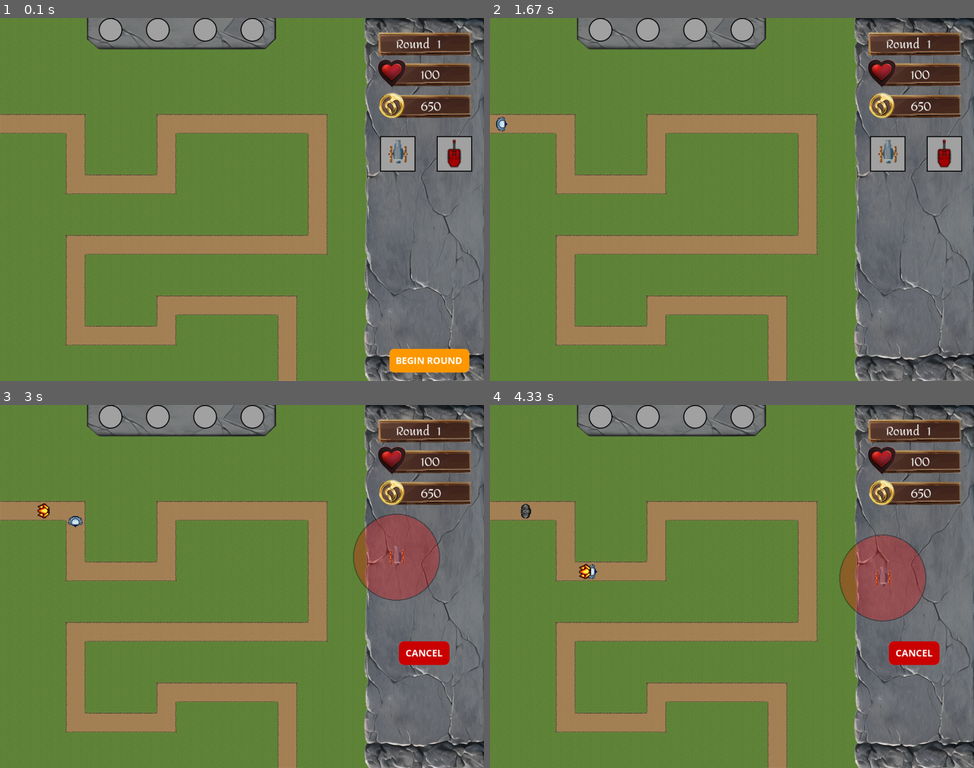
Above: before the commit, frames 1-4 (two rows, left to right).
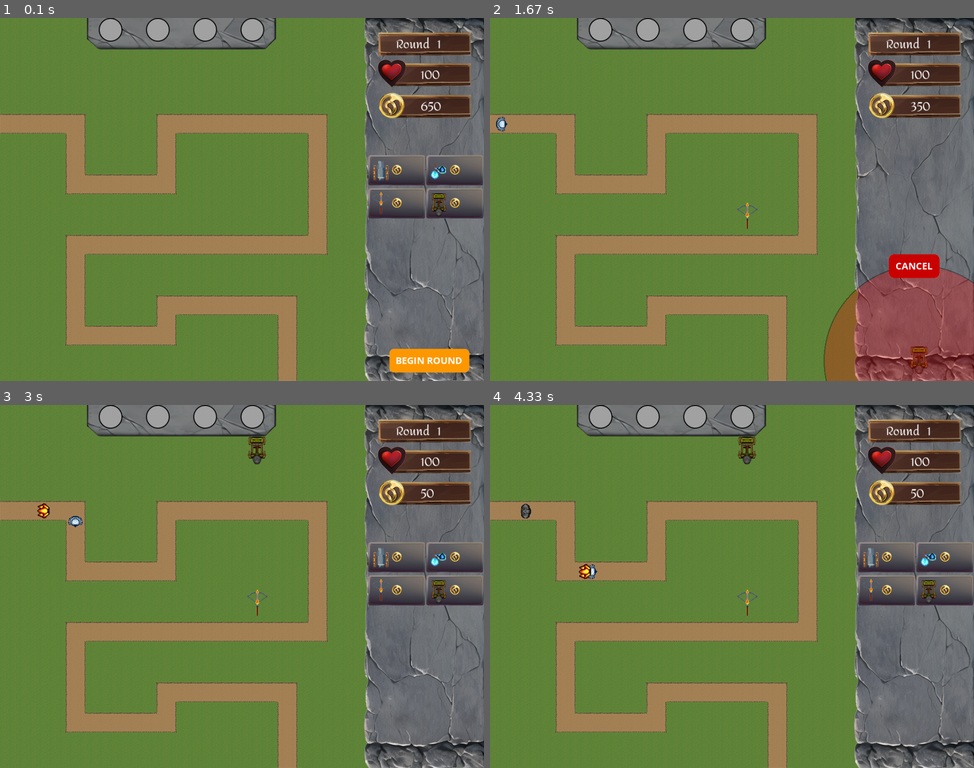
Above: after the commit, the same moments.

Repository: peter5454/PyGame
Game: pygame game, started from main.py
Same seed, same stepped clock (60 frames per second), same inputs: the game is played once before the commit and once after it.
Inputs (mouse positions are in pixels of both pictures, inside the frame that each line leads up to):
- Up to frame 1 (0.1 s): no input
- Up to frame 2 (1.67 s): click (886, 188) at 0.38 s; click (736, 224) at 0.72 s; click (944, 203) at 1.05 s; click (920, 359) at 1.38 s
- Up to frame 3 (3 s): click (251, 463) at 1.72 s; click (396, 557) at 2.05 s
- Up to frame 4 (4.33 s): click (944, 557) at 3.38 s; click (882, 579) at 3.72 s

The runs differ from the first frame. In frame 1, 3.8% of the frame differs, in the area x 76-100%, y 32-56%; in frame 2, 10%, in the area x 51-100%, y 22-100%; in frame 3, 5.8%; in frame 4, 5.6%.

Commit message:
buttons added

Diff:
--- a/main.py
+++ b/main.py
@@ -55,22 +55,33 @@
   "ice_giant": pg.image.load('assets/images/enemies/ice_giant.png').convert_alpha(),
   "fire_giant": pg.image.load('assets/images/enemies/fire_giant.png').convert_alpha(),
   "earth_giant": pg.image.load('assets/images/enemies/earth_giant.png').convert_alpha()
-
-
-
 }
 
 #turrets
-cursor_turret = pg.image.load('assets/images/turrets/cursor_turret.png').convert_alpha()
-cursor_turret2 = pg.image.load('assets/images/turrets/Xcursor_turret.png').convert_alpha()
-turret_sheet = pg.image.load('assets/images/turrets/cannon_1.png').convert_alpha()
-turret_sheet2 = pg.image.load('assets/images/turrets/turret_1.png').convert_alpha()
-upgraded_sheet = pg.image.load('assets/images/turrets/cannon_2.png').convert_alpha()
-upgraded_sheet2 = pg.image.load('assets/images/turrets/turret_2.png').convert_alpha()
+#cannon
+cursor_cannon = pg.image.load('assets/images/turrets/cursor_cannon.png').convert_alpha()
+cannon_sheet = pg.image.load('assets/images/turrets/cannon_1.png').convert_alpha()
+upgraded_cannon_sheet = pg.image.load('assets/images/turrets/cannon_2.png').convert_alpha()
+#ice mage
+cursor_ice = pg.image.load('assets/images/turrets/cursor_ice.png').convert_alpha()
+ice_sheet = pg.image.load('assets/images/turrets/ice_mage_1.png').convert_alpha()
+upgraded_ice_sheet = pg.image.load('assets/images/turrets/turret_2.png').convert_alpha()
+#fire archer
+cursor_fire = pg.image.load('assets/images/turrets/cursor_fire.png').convert_alpha()
+fire_sheet = pg.image.load('assets/images/turrets/fire_archer_1.png').convert_alpha()
+upgraded_fire_sheet = pg.image.load('assets/images/turrets/fire_archer_2.png').convert_alpha()
+#earth catapult
+cursor_earth = pg.image.load('assets/images/turrets/cursor_earth.png').convert_alpha()
+earth_sheet = pg.image.load('assets/images/turrets/catapult_1.png').convert_alpha()
+upgraded_earth_sheet = pg.image.load('assets/images/turrets/catapult_2.png').convert_alpha()
+
 
 #buttons
-buy_turret_image = pg.image.load('assets/images/buttons/Turret_button.png').convert_alpha()
-buy_turret_image2 = pg.image.load('assets/images/buttons/Turret_button2.png').convert_alpha()
+buy_cannon_image = pg.image.load('assets/images/buttons/cannon_buy_button.png').convert_alpha()
+buy_ice_image = pg.image.load('assets/images/buttons/ice_buy_button.png').convert_alpha()
+buy_fire_image = pg.image.load('assets/images/buttons/fire_buy_button.png').convert_alpha()
+buy_earth_image = pg.image.load('assets/images/buttons/earth_buy_button.png').convert_alpha()
+
 cancel_image = pg.image.load('assets/images/buttons/cancel.png').convert_alpha()
 begin_image = pg.image.load('assets/images/buttons/begin.png').convert_alpha()
 restart_image = pg.image.load('assets/images/buttons/restart.png').convert_alpha()
@@ -82,8 +93,11 @@
 turret_group = pg.sprite.Group()
 
 #create buttons
-turret_button = Button(c.SCREEN_WIDTH - 220 ,250, buy_turret_image)
-turret_button2 = Button(c.SCREEN_WIDTH - 100 ,250, buy_turret_image2)
+cannon_button = Button(c.SCREEN_WIDTH - 245 ,290, buy_cannon_image)
+ice_button = Button(c.SCREEN_WIDTH - 122 ,290, buy_ice_image)
+fire_button = Button(c.SCREEN_WIDTH - 245 ,360, buy_fire_image)
+earth_button = Button(c.SCREEN_WIDTH - 122 ,360, buy_earth_image)
+
 cancel_button = Button(c.SCREEN_WIDTH - 180 ,500, cancel_image)
 begin_button = Button(c.SCREEN_WIDTH - 200 ,700, begin_image)
 restart_button = Button(312.5 , 320, restart_image)
@@ -269,7 +283,7 @@
   #draw airstrike_banner
   screen.blit(airstrike_banner,((c.SCREEN_WIDTH-c.SIDE_PANEL)/2-200,c.SCREEN_HEIGHT-900))
 
-
+  #draw game stats
   draw_text("Round", text_font, "grey100", 838, 32)
   draw_text(str(world.level), text_font, "grey100", 925, 32)
   draw_text(str(world.health), text_font, "grey100", 890, 97)
@@ -312,32 +326,53 @@
           if cancel_button.draw(screen):
             selected_turret = None
 
+    #buy turrets
     if placing_turrets == False and selected_turret == None:
-      if turret_button.draw(screen):
+      #cannon
+      if cannon_button.draw(screen):
         turret_equipped = TURRET_DATA.get("TURRET_CANNON", None)
-        new_turret = Turret(turret_sheet,0,0,turret_equipped[0]['name'],upgraded_sheet)
+        new_turret = Turret(cannon_sheet,0,0,turret_equipped[0]['name'],upgraded_cannon_sheet)
         if world.money >= new_turret.cost:
           placing_turrets = True
         else:
           turret_equipped = None
-
-      if turret_button2.draw(screen):
-        turret_equipped = TURRET_DATA.get("TURRET_TURRET", None)
-        new_turret = Turret(turret_sheet2,0,0,turret_equipped[0]['name'],upgraded_sheet2)
+      #ice mage
+      if ice_button.draw(screen):
+        turret_equipped = TURRET_DATA.get("TURRET_ICE", None)
+        new_turret = Turret(ice_sheet,0,0,turret_equipped[0]['name'],upgraded_ice_sheet)
         if world.money >= new_turret.cost:
           placing_turrets = True
         else:
           turret_equipped = None
-
+      #fire archer
+      if fire_button.draw(screen):
+        turret_equipped = TURRET_DATA.get("TURRET_FIRE", None)
+        new_turret = Turret(fire_sheet,0,0,turret_equipped[0]['name'],upgraded_fire_sheet)
+        if world.money >= new_turret.cost:
+          placing_turrets = True
+        else:
+          turret_equipped = None
+      #earth catapult
+      if earth_button.draw(screen):
+        turret_equipped = TURRET_DATA.get("TURRET_EARTH", None)
+        new_turret = Turret(earth_sheet,0,0,turret_equipped[0]['name'],upgraded_earth_sheet)
+        if world.money >= new_turret.cost:
+          placing_turrets = True
+        else:
+          turret_equipped = None
 
     if placing_turrets == True:
-      cursort_rect = cursor_turret.get_rect()
+      cursort_rect = cursor_cannon.get_rect()
       cursor_pos = pg.mouse.get_pos()
       cursort_rect.center = cursor_pos
-      if turret_equipped[0]['name'] == "TURRET_TURRET":
-        screen.blit(cursor_turret2, cursort_rect) #create more for differnt turrets
+      if turret_equipped[0]['name'] == "TURRET_ICE":
+        screen.blit(cursor_ice, cursort_rect) #create more for different turrets
+      elif turret_equipped[0]['name'] == "TURRET_FIRE":
+        screen.blit(cursor_fire, cursort_rect)
+      elif turret_equipped[0]['name'] == "TURRET_EARTH":
+        screen.blit(cursor_earth, cursort_rect)
       else:
-        screen.blit(cursor_turret, cursort_rect) #remove else statement and create more if statments
+        screen.blit(cursor_cannon, cursort_rect) #remove else statement and create more if statments
 
 
 
--- a/turrets_data.py
+++ b/turrets_data.py
@@ -17,9 +17,45 @@
             "upgrade_cost": 0
         }
     ],
-    "TURRET_TURRET": [
+    "TURRET_ICE": [
         {
-            "name" : "TURRET_TURRET",
+            "name" : "TURRET_ICE",
+            "range": 200,
+            "level": 1,
+            "cooldown": 2000,
+            "damage": 10,
+            "cost": 300,
+            "upgrade_cost": 500
+        },
+        {
+            "range": 250,
+            "level": 2,
+            "cooldown": 1000,
+            "damage": 30,
+            "upgrade_cost": 0
+        }
+    ],
+    "TURRET_FIRE": [
+        {
+            "name" : "TURRET_FIRE",
+            "range": 200,
+            "level": 1,
+            "cooldown": 2000,
+            "damage": 10,
+            "cost": 300,
+            "upgrade_cost": 500
+        },
+        {
+            "range": 250,
+            "level": 2,
+            "cooldown": 1000,
+            "damage": 30,
+            "upgrade_cost": 0
+        }
+    ],
+    "TURRET_EARTH": [
+        {
+            "name" : "TURRET_EARTH",
             "range": 200,
             "level": 1,
             "cooldown": 2000,
Binary file added: assets/images/buttons/cannon_buy_button.png
Binary file added: assets/images/buttons/earth_buy_button.png
Binary file added: assets/images/buttons/fire_buy_button.png
Binary file added: assets/images/buttons/ice_buy_button.png
Renamed: assets/images/turrets/cursor_turret.png -> assets/images/turrets/cursor_cannon.png
Binary file added: assets/images/turrets/cursor_earth.png
Binary file added: assets/images/turrets/cursor_fire.png
Binary file added: assets/images/turrets/cursor_ice.png
